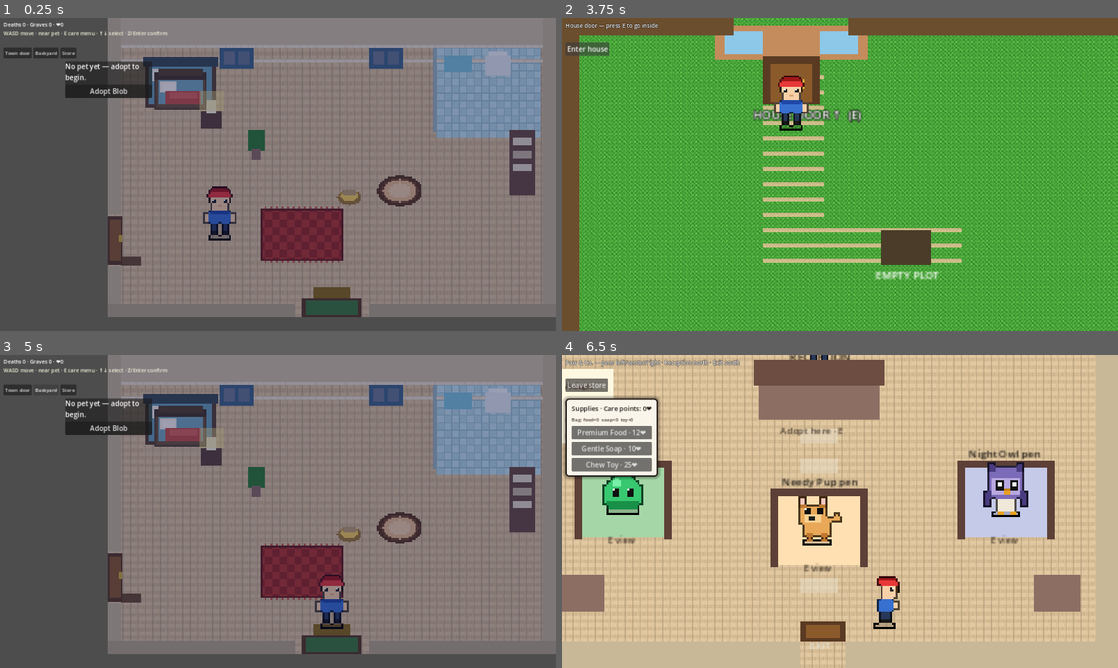
Above: before the commit, frames 1-4 (two rows, left to right).
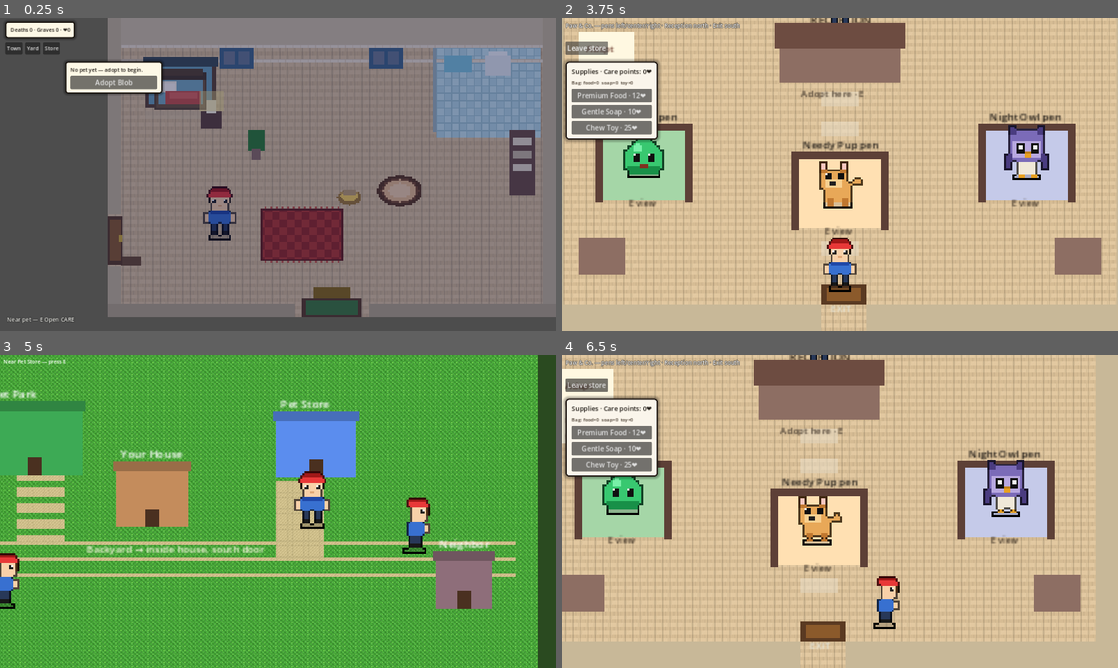
Above: after the commit, the same moments.

Repository: i-apologise/real-time-virtual-pet
Game: Godot game, scene res://scenes/habitat/habitat.tscn
Two runs of this game, one before a commit and one after it. Both use one fixed random seed, a clock stepped at 60 frames per second and the inputs below. This scene is started directly instead of the project's main scene.
Inputs (mouse positions are in pixels of both pictures, inside the frame that each line leads up to):
- Up to frame 1 (0.25 s): no input
- Up to frame 2 (3.75 s): click (578, 52) at 0.5 s, where only the run before the commit has a clickable "Town door"; tap E (interact) at 1.25, 2.75 s; hold D (move_right) 1.28-2 s; hold E (interact) 1.28-2 s; tap Space at 1.52, 3.02 s; click (573, 49) at 2 s, where only the run after the commit has a clickable "Town"; hold S (move_down) 2.78-3.5 s; tap X at 2.85 s; click (606, 52) at 3.5 s, where only the run before the commit has a clickable "Backyard"
- Up to frame 3 (5 s): click (27, 386) at 4.25 s, where only the run before the commit has a clickable "Enter house"
- Up to frame 4 (6.5 s): click (628, 389) at 5 s, where only the run before the commit has a clickable "Store"; tap E (interact) at 5.75 s; hold D (move_right) from 5.78 s (still down); tap Enter at 5.85 s

The runs differ from the first frame. In frame 1, 3.4% of the frame differs, in the area x 0-31%, y 1-98%; in frame 2, 98%; in frame 3, 99%, in the area x 0-100%, y 0-100%; in frame 4, 0.4%.

Commit message:
feat(ui-p0): shared UiTheme + home HUD hierarchy
Add src/ui/ui_theme.gd (panel/row styles, labels, buttons, need bars).
Restructure habitat HUD: slim top status, short bottom context verbs,
bottom-center toast placement, themed stats/CARE/timer/session panels,
viewport-relative layout. Door prompts use short E verbs.

Diff:
--- a/scenes/habitat/habitat.gd
+++ b/scenes/habitat/habitat.gd
@@ -7,6 +7,7 @@
 const MoodStateMachineScr = preload("res://src/sim/mood_state_machine.gd")
 const NeedsForecastScr = preload("res://src/sim/needs_forecast.gd")
 const CareAdvisorScr = preload("res://src/sim/care_advisor.gd")
+const UiThemeScr = preload("res://src/ui/ui_theme.gd")
 
 const NEAR_PET_DIST := 56.0
 const LAYER_WORLD := 1
@@ -485,38 +486,11 @@
 
 
 func _style_panel_light() -> StyleBoxFlat:
-	var sb := StyleBoxFlat.new()
-	sb.bg_color = Color(0.99, 0.97, 0.90)
-	sb.border_color = Color(0.12, 0.10, 0.08)
-	sb.set_border_width_all(3)
-	sb.set_corner_radius_all(6)
-	sb.content_margin_left = 12
-	sb.content_margin_right = 12
-	sb.content_margin_top = 10
-	sb.content_margin_bottom = 10
-	sb.shadow_color = Color(0, 0, 0, 0.35)
-	sb.shadow_size = 6
-	return sb
+	return UiThemeScr.panel_style(true)
 
 
 func _style_row(selected: bool, disabled: bool) -> StyleBoxFlat:
-	var sb := StyleBoxFlat.new()
-	if selected:
-		sb.bg_color = Color(0.85, 0.18, 0.14)
-		sb.border_color = Color(0.45, 0.05, 0.05)
-	elif disabled:
-		sb.bg_color = Color(0.88, 0.86, 0.82)
-		sb.border_color = Color(0.75, 0.72, 0.68)
-	else:
-		sb.bg_color = Color(0.96, 0.94, 0.88)
-		sb.border_color = Color(0.75, 0.72, 0.65)
-	sb.set_border_width_all(2 if selected else 1)
-	sb.set_corner_radius_all(3)
-	sb.content_margin_left = 8
-	sb.content_margin_right = 8
-	sb.content_margin_top = 4
-	sb.content_margin_bottom = 4
-	return sb
+	return UiThemeScr.row_style(selected, disabled)
 
 
 func _build_hud() -> void:
@@ -525,56 +499,44 @@
 	_hud_layer = layer
 	add_child(layer)
 
-	# --- Top-left: counter + hints ---
-	var top := HBoxContainer.new()
-	top.position = Vector2(8, 6)
-	layer.add_child(top)
-	_counter = Label.new()
-	_counter.add_theme_font_size_override("font_size", 12)
-	_counter.add_theme_color_override("font_color", Color(1, 1, 1))
-	_counter.text = "Deaths 0 · Graves 0"
-	top.add_child(_counter)
-
-	_hint = Label.new()
-	_hint.position = Vector2(8, 26)
-	_hint.add_theme_font_size_override("font_size", 12)
-	_hint.add_theme_color_override("font_color", Color(0.95, 0.95, 0.85))
-	_hint.text = "WASD move · near pet · E care menu · ↑↓ select · Z/Enter confirm"
+	# --- P0 hierarchy: slim top status bar (identity + counters) ---
+	var top_bar := PanelContainer.new()
+	top_bar.name = "TopStatusBar"
+	UiThemeScr.apply_panel(top_bar, true)
+	top_bar.position = Vector2(12, 8)
+	layer.add_child(top_bar)
+	var top_v := VBoxContainer.new()
+	top_v.add_theme_constant_override("separation", 2)
+	top_bar.add_child(top_v)
+	_counter = UiThemeScr.title_label("Deaths 0 · Graves 0 · ❤0", 12)
+	top_v.add_child(_counter)
+
+	# Context verb line (bottom) — short, not a control essay
+	_hint = UiThemeScr.world_hint_label("Near pet — E Open CARE", 13)
+	_hint.position = Vector2(16, 680)
 	layer.add_child(_hint)
 
-	_toast = Label.new()
-	_toast.position = Vector2(8, 46)
-	_toast.add_theme_font_size_override("font_size", 13)
-	_toast.add_theme_color_override("font_color", Color(1.0, 0.95, 0.45))
+	# Toast — bottom-center placement (TTL added in P1)
+	_toast = UiThemeScr.toast_label("")
+	_toast.position = Vector2(400, 640)
 	layer.add_child(_toast)
 
-	# --- Top-right: needs bars + numbers + ETAs (never over the pet) ---
+	# --- Top-right: needs card (shared chrome) ---
 	_stats_panel = PanelContainer.new()
 	_stats_panel.visible = false
-	_stats_panel.add_theme_stylebox_override("panel", _style_panel_light())
+	UiThemeScr.apply_panel(_stats_panel, true)
 	_stats_panel.position = Vector2(1000, 8)
 	layer.add_child(_stats_panel)
 	var stats_v := VBoxContainer.new()
 	stats_v.add_theme_constant_override("separation", 6)
 	_stats_panel.add_child(stats_v)
-	_stat_title = Label.new()
-	_stat_title.text = "Pet"
-	_stat_title.add_theme_font_size_override("font_size", 14)
-	_stat_title.add_theme_color_override("font_color", Color(0.12, 0.10, 0.08))
+	_stat_title = UiThemeScr.title_label("Pet", 14)
 	stats_v.add_child(_stat_title)
-	_stat_forecast = Label.new()
-	_stat_forecast.text = ""
-	_stat_forecast.autowrap_mode = TextServer.AUTOWRAP_WORD_SMART
+	_stat_forecast = UiThemeScr.body_label("", 11)
 	_stat_forecast.custom_minimum_size = Vector2(220, 0)
-	_stat_forecast.add_theme_font_size_override("font_size", 11)
-	_stat_forecast.add_theme_color_override("font_color", Color(0.25, 0.22, 0.18))
 	stats_v.add_child(_stat_forecast)
-	_stat_suggest = Label.new()
-	_stat_suggest.text = "Suggested: —"
-	_stat_suggest.autowrap_mode = TextServer.AUTOWRAP_WORD_SMART
+	_stat_suggest = UiThemeScr.accent_label("Suggested: —", 12)
 	_stat_suggest.custom_minimum_size = Vector2(220, 0)
-	_stat_suggest.add_theme_font_size_override("font_size", 12)
-	_stat_suggest.add_theme_color_override("font_color", Color(0.55, 0.15, 0.12))
 	stats_v.add_child(_stat_suggest)
 	_stat_bars.clear()
 	_stat_value_labs.clear()
@@ -591,53 +553,41 @@
 		stats_v.add_child(block)
 		var row := HBoxContainer.new()
 		block.add_child(row)
-		var lab := Label.new()
-		lab.text = stat.substr(0, 3).to_upper()
+		var lab := UiThemeScr.body_label(stat.substr(0, 3).to_upper(), 12)
 		lab.custom_minimum_size = Vector2(36, 0)
-		lab.add_theme_font_size_override("font_size", 12)
-		lab.add_theme_color_override("font_color", Color(0.15, 0.12, 0.10))
+		lab.add_theme_color_override("font_color", UiThemeScr.TEXT_DARK)
 		row.add_child(lab)
 		var bar := ProgressBar.new()
 		bar.custom_minimum_size = Vector2(110, 16)
 		bar.max_value = 100.0
 		bar.show_percentage = false
+		UiThemeScr.style_progress_bar(bar, UiThemeScr.BAR_FILL_OK)
 		row.add_child(bar)
 		_stat_bars[stat] = bar
-		var val := Label.new()
-		val.text = "80"
+		var val := UiThemeScr.title_label("80", 13)
 		val.custom_minimum_size = Vector2(36, 0)
 		val.horizontal_alignment = HORIZONTAL_ALIGNMENT_RIGHT
-		val.add_theme_font_size_override("font_size", 13)
-		val.add_theme_color_override("font_color", Color(0.10, 0.10, 0.12))
 		row.add_child(val)
 		_stat_value_labs[stat] = val
-		var eta := Label.new()
-		eta.text = "  %s in —" % eta_hints[stat]
-		eta.add_theme_font_size_override("font_size", 10)
-		eta.add_theme_color_override("font_color", Color(0.35, 0.32, 0.28))
+		var eta := UiThemeScr.body_label("  %s in —" % eta_hints[stat], 10)
 		block.add_child(eta)
 		_stat_eta_labs[stat] = eta
 
 	call_deferred("_place_stats_panel")
-
-	# --- High-contrast CARE menu (bottom-left) ---
+	call_deferred("_place_home_hud")
+
+	# --- CARE menu (bottom-left, product style) ---
 	_care_panel = PanelContainer.new()
 	_care_panel.visible = false
-	_care_panel.add_theme_stylebox_override("panel", _style_panel_light())
+	UiThemeScr.apply_panel(_care_panel, true)
 	_care_panel.position = Vector2(16, 400)
 	layer.add_child(_care_panel)
 	var care_outer := VBoxContainer.new()
 	care_outer.add_theme_constant_override("separation", 4)
 	_care_panel.add_child(care_outer)
-	var care_title := Label.new()
-	care_title.text = "CARE"
-	care_title.add_theme_font_size_override("font_size", 18)
-	care_title.add_theme_color_override("font_color", Color(0.10, 0.08, 0.06))
+	var care_title := UiThemeScr.title_label("CARE", 18)
 	care_outer.add_child(care_title)
-	var help := Label.new()
-	help.text = "↑↓ move · Z/Enter · X cancel"
-	help.add_theme_font_size_override("font_size", 11)
-	help.add_theme_color_override("font_color", Color(0.25, 0.22, 0.18))
+	var help := UiThemeScr.body_label("↑↓ move · Z/Enter · X cancel", 11)
 	care_outer.add_child(help)
 	_care_list = VBoxContainer.new()
 	_care_list.add_theme_constant_override("separation", 3)
@@ -683,23 +633,19 @@
 	_emote.horizontal_alignment = HORIZONTAL_ALIGNMENT_CENTER
 	_world.add_child(_emote)
 
-	# Nav shortcuts (doors still preferred)
+	# Compact nav (secondary — doors preferred)
 	var nav := HBoxContainer.new()
-	nav.position = Vector2(8, 68)
+	nav.name = "NavShortcuts"
+	nav.position = Vector2(12, 56)
+	nav.add_theme_constant_override("separation", 6)
 	layer.add_child(nav)
-	var b_town := Button.new()
-	b_town.text = "Town door"
-	b_town.add_theme_font_size_override("font_size", 11)
+	var b_town := UiThemeScr.themed_button("Town")
 	b_town.pressed.connect(func(): SceneRouter.go("town", "from_house"))
 	nav.add_child(b_town)
-	var b_yard := Button.new()
-	b_yard.text = "Backyard"
-	b_yard.add_theme_font_size_override("font_size", 11)
+	var b_yard := UiThemeScr.themed_button("Yard")
 	b_yard.pressed.connect(func(): SceneRouter.go("graveyard", "from_house"))
 	nav.add_child(b_yard)
-	var b_store := Button.new()
-	b_store.text = "Store"
-	b_store.add_theme_font_size_override("font_size", 11)
+	var b_store := UiThemeScr.themed_button("Store")
 	b_store.pressed.connect(func(): SceneRouter.go("pet_store", "from_town"))
 	nav.add_child(b_store)
 
@@ -736,7 +682,7 @@
 	# --- Care timer (center-top) ---
 	_care_timer_panel = PanelContainer.new()
 	_care_timer_panel.visible = false
-	_care_timer_panel.add_theme_stylebox_override("panel", _style_panel_light())
+	UiThemeScr.apply_panel(_care_timer_panel, true)
 	_care_timer_panel.position = Vector2(520, 8)
 	layer.add_child(_care_timer_panel)
 	var timer_v := VBoxContainer.new()
@@ -759,7 +705,7 @@
 	# Session check-in banner (shown once after boot/resume with gap)
 	_session_panel = PanelContainer.new()
 	_session_panel.visible = false
-	_session_panel.add_theme_stylebox_override("panel", _style_panel_light())
+	UiThemeScr.apply_panel(_session_panel, true)
 	layer.add_child(_session_panel)
 	var sv := VBoxContainer.new()
 	sv.add_theme_constant_override("separation", 6)
@@ -835,11 +781,21 @@
 		_care_timer_panel.visible = false
 
 
+func _place_home_hud() -> void:
+	## P0: viewport-relative layout for context + toast.
+	var vp := get_viewport().get_visible_rect().size
+	if _hint:
+		_hint.position = Vector2(16.0, maxf(40.0, vp.y - 36.0))
+	if _toast:
+		_toast.position = Vector2(vp.x * 0.5 - 160.0, maxf(40.0, vp.y - 72.0))
+		_toast.custom_minimum_size = Vector2(320, 0)
+
+
 func _place_care_timer() -> void:
 	if _care_timer_panel == null:
 		return
 	var vp := get_viewport().get_visible_rect().size
-	_care_timer_panel.position = Vector2(vp.x * 0.5 - 90.0, 8.0)
+	_care_timer_panel.position = Vector2(vp.x * 0.5 - 90.0, 56.0)
 
 
 func _place_stats_panel() -> void:
@@ -847,17 +803,17 @@
 	if _stats_panel == null:
 		return
 	var vp := get_viewport().get_visible_rect().size
-	_stats_panel.position = Vector2(vp.x - 260, 8)
+	_stats_panel.position = Vector2(vp.x - 268, 8)
 
 
 func _panel(text: String) -> PanelContainer:
 	var p := PanelContainer.new()
+	UiThemeScr.apply_panel(p, true)
 	var v := VBoxContainer.new()
 	p.add_child(v)
-	var l := Label.new()
-	l.text = text
-	l.autowrap_mode = TextServer.AUTOWRAP_WORD_SMART
+	var l := UiThemeScr.body_label(text, 12)
 	l.custom_minimum_size = Vector2(200, 0)
+	l.add_theme_color_override("font_color", UiThemeScr.TEXT_DARK)
 	v.add_child(l)
 	return p
 
@@ -1132,17 +1088,18 @@
 	_update_emote(delta)
 	_update_care_juice(delta)
 	_place_stats_panel()
+	_place_home_hud()
 	if _care_menu_open:
 		_place_care_menu()
 		# Live-refresh cooldowns while menu open
 		if int(_zzz_t * 2.0) % 2 == 0:
 			_refresh_care_cursor()
-	# Door proximity hints (backyard is attached to home)
+	# Door proximity — short verbs (P0)
 	if _human and not _care_menu_open and not (_director and _director.is_busy()):
 		if _at_door(DOOR_TOWN):
-			_hint.text = "Town door — press E to leave home"
+			_hint.text = "E Enter town"
 		elif _at_door(DOOR_YARD):
-			_hint.text = "Backyard door — press E (graveyard is behind the house)"
+			_hint.text = "E Enter backyard"
 	if Input.is_action_just_pressed("interact"):
 		if _care_menu_open:
 			_confirm_care_selection()
@@ -1262,15 +1219,15 @@
 		return
 	if _near_pet and life != "DEAD" and life != "":
 		if PetController.active_pet.is_sleeping():
-			_hint.text = "%s is sleeping (Zzz) — E CARE · WAKE to feed/play" % str(PetController.active_pet.name)
+			_hint.text = "Zzz %s — E Open CARE (WAKE)" % str(PetController.active_pet.name)
 		else:
-			_hint.text = "Near %s — E open CARE · ↑↓ · Z/Enter" % str(PetController.active_pet.name)
+			_hint.text = "Near %s — E Open CARE" % str(PetController.active_pet.name)
 	elif PetController.active_pet == null:
-		_hint.text = "Adopt a pet · WASD · left door=Town · south door=Backyard"
+		_hint.text = "No pet — Store to adopt · E Town / Yard doors"
 	elif life == "DEAD":
-		_hint.text = "Pet passed — south door to backyard · hold E at plot to dig"
+		_hint.text = "Pet passed — E Enter backyard · hold E at plot"
 	else:
-		_hint.text = "Near pet for CARE · left door Town · south door Backyard"
+		_hint.text = "Walk near pet — E Open CARE"
 
 
 func _refresh_need_meters(p) -> void:
@@ -1298,11 +1255,11 @@
 			_stat_bars[k].value = v
 			var flash_left: float = float(_flash_t.get(k, 0.0))
 			if flash_left > 0.0 and v > prev:
-				_stat_bars[k].modulate = Color(0.45, 1.0, 0.55)  # green pop up
+				UiThemeScr.style_progress_bar(_stat_bars[k], Color(0.45, 1.0, 0.55))
 			elif flash_left > 0.0 and v < prev:
-				_stat_bars[k].modulate = Color(1.0, 0.75, 0.4)
+				UiThemeScr.style_progress_bar(_stat_bars[k], Color(1.0, 0.75, 0.4))
 			else:
-				_stat_bars[k].modulate = _bar_color(v)
+				UiThemeScr.style_progress_bar(_stat_bars[k], UiThemeScr.fill_for_need(v))
 		if _stat_value_labs.has(k):
 			(_stat_value_labs[k] as Label).text = "%d" % int(round(v))
 
--- /dev/null
+++ b/src/ui/ui_theme.gd
@@ -0,0 +1,146 @@
+class_name UiTheme
+extends RefCounted
+## Shared UI tokens + constructors for consistent product chrome (P0 foundation).
+
+# --- Palette ---
+const BG_PANEL := Color(0.99, 0.97, 0.90)
+const BG_PANEL_ALT := Color(0.96, 0.94, 0.88)
+const BG_DISABLED := Color(0.88, 0.86, 0.82)
+const BG_SELECTED := Color(0.85, 0.18, 0.14)
+const BORDER := Color(0.12, 0.10, 0.08)
+const BORDER_SOFT := Color(0.75, 0.72, 0.65)
+const BORDER_SELECTED := Color(0.45, 0.05, 0.05)
+const TEXT_DARK := Color(0.12, 0.10, 0.08)
+const TEXT_MUTED := Color(0.35, 0.32, 0.28)
+const TEXT_ON_DARK := Color(0.98, 0.98, 0.96)
+const TEXT_ON_SELECTED := Color(1.0, 1.0, 0.95)
+const TEXT_ACCENT := Color(0.55, 0.15, 0.12)
+const TEXT_TOAST := Color(1.0, 0.96, 0.55)
+const TEXT_HINT_WORLD := Color(0.95, 0.95, 0.88)
+const SHADOW := Color(0, 0, 0, 0.35)
+const BAR_FILL_OK := Color(0.35, 0.72, 0.42)
+const BAR_FILL_MID := Color(0.9, 0.75, 0.25)
+const BAR_FILL_BAD := Color(0.85, 0.28, 0.22)
+const BAR_BG := Color(0.85, 0.82, 0.76)
+
+
+static func panel_style(shadow: bool = true) -> StyleBoxFlat:
+	var sb := StyleBoxFlat.new()
+	sb.bg_color = BG_PANEL
+	sb.border_color = BORDER
+	sb.set_border_width_all(3)
+	sb.set_corner_radius_all(6)
+	sb.content_margin_left = 12
+	sb.content_margin_right = 12
+	sb.content_margin_top = 10
+	sb.content_margin_bottom = 10
+	if shadow:
+		sb.shadow_color = SHADOW
+		sb.shadow_size = 6
+	return sb
+
+
+static func row_style(selected: bool, disabled: bool) -> StyleBoxFlat:
+	var sb := StyleBoxFlat.new()
+	if selected:
+		sb.bg_color = BG_SELECTED
+		sb.border_color = BORDER_SELECTED
+	elif disabled:
+		sb.bg_color = BG_DISABLED
+		sb.border_color = BORDER_SOFT
+	else:
+		sb.bg_color = BG_PANEL_ALT
+		sb.border_color = BORDER_SOFT
+	sb.set_border_width_all(2 if selected else 1)
+	sb.set_corner_radius_all(3)
+	sb.content_margin_left = 8
+	sb.content_margin_right = 8
+	sb.content_margin_top = 4
+	sb.content_margin_bottom = 4
+	return sb
+
+
+static func apply_panel(panel: PanelContainer, shadow: bool = true) -> void:
+	panel.add_theme_stylebox_override("panel", panel_style(shadow))
+
+
+static func title_label(text: String = "", size: int = 14) -> Label:
+	var l := Label.new()
+	l.text = text
+	l.add_theme_font_size_override("font_size", size)
+	l.add_theme_color_override("font_color", TEXT_DARK)
+	return l
+
+
+static func body_label(text: String = "", size: int = 12) -> Label:
+	var l := Label.new()
+	l.text = text
+	l.add_theme_font_size_override("font_size", size)
+	l.add_theme_color_override("font_color", TEXT_MUTED)
+	l.autowrap_mode = TextServer.AUTOWRAP_WORD_SMART
+	return l
+
+
+static func world_hint_label(text: String = "", size: int = 12) -> Label:
+	## On-canvas overlay text (over game world).
+	var l := Label.new()
+	l.text = text
+	l.add_theme_font_size_override("font_size", size)
+	l.add_theme_color_override("font_color", TEXT_ON_DARK)
+	l.add_theme_color_override("font_outline_color", Color(0, 0, 0, 0.85))
+	l.add_theme_constant_override("outline_size", 3)
+	return l
+
+
+static func toast_label(text: String = "") -> Label:
+	var l := Label.new()
+	l.text = text
+	l.add_theme_font_size_override("font_size", 13)
+	l.add_theme_color_override("font_color", TEXT_TOAST)
+	l.add_theme_color_override("font_outline_color", Color(0, 0, 0, 0.75))
+	l.add_theme_constant_override("outline_size", 3)
+	l.horizontal_alignment = HORIZONTAL_ALIGNMENT_CENTER
+	return l
+
+
+static func accent_label(text: String = "", size: int = 12) -> Label:
+	var l := Label.new()
+	l.text = text
+	l.add_theme_font_size_override("font_size", size)
+	l.add_theme_color_override("font_color", TEXT_ACCENT)
+	l.autowrap_mode = TextServer.AUTOWRAP_WORD_SMART
+	return l
+
+
+static func themed_button(text: String) -> Button:
+	var b := Button.new()
+	b.text = text
+	b.custom_minimum_size = Vector2(0, 28)
+	b.add_theme_font_size_override("font_size", 12)
+	return b
+
+
+static func style_progress_bar(bar: ProgressBar, fill: Color = BAR_FILL_OK) -> void:
+	var bg := StyleBoxFlat.new()
+	bg.bg_color = BAR_BG
+	bg.set_corner_radius_all(3)
+	bg.content_margin_top = 2
+	bg.content_margin_bottom = 2
+	var fg := StyleBoxFlat.new()
+	fg.bg_color = fill
+	fg.set_corner_radius_all(3)
+	bar.add_theme_stylebox_override("background", bg)
+	bar.add_theme_stylebox_override("fill", fg)
+
+
+static func fill_for_need(v: float) -> Color:
+	if v <= 5.0:
+		return BAR_FILL_BAD
+	if v < 40.0:
+		return BAR_FILL_MID
+	return BAR_FILL_OK
+
+
+static func margin_root(parent: Control, left: int = 12, top: int = 10, right: int = 12, bottom: int = 10) -> void:
+	## Helper no-op placeholder for future margin containers.
+	pass
Binary file added: docs/pr-screenshots/pr-ui-p0-kit-hierarchy.png
